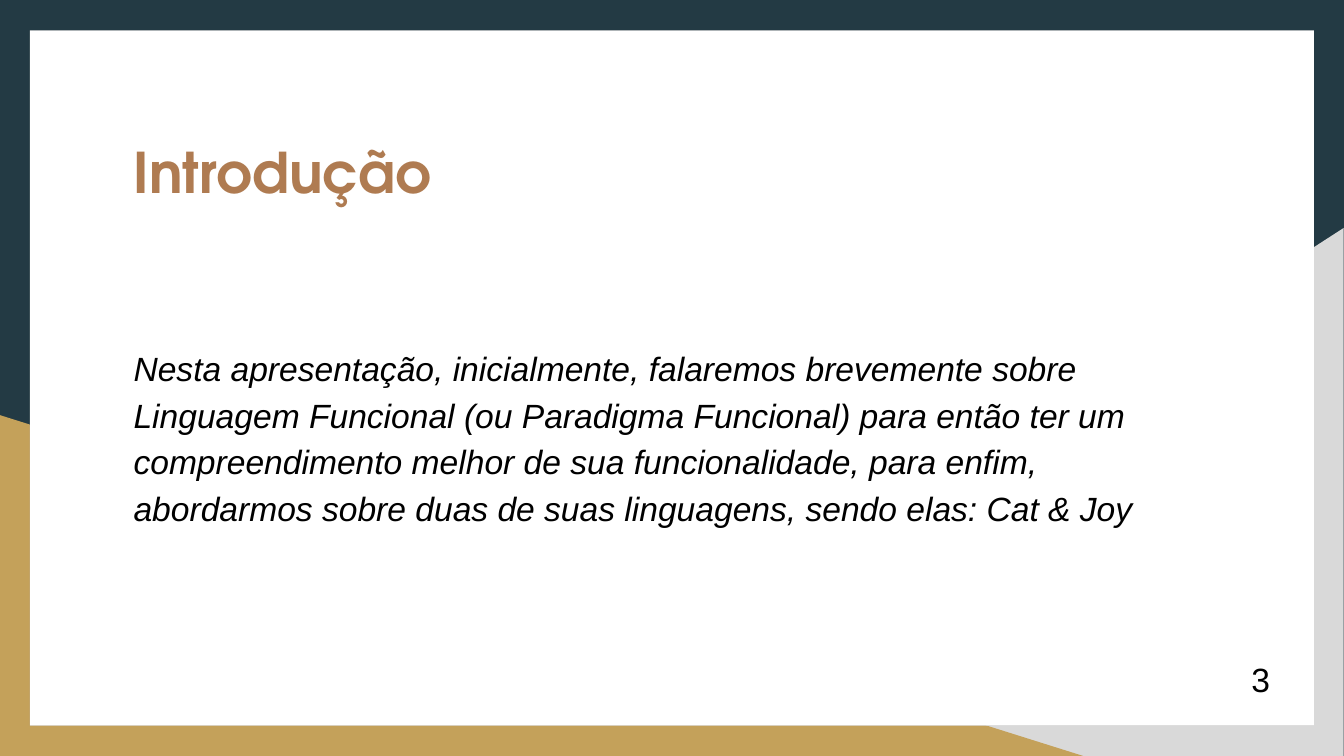
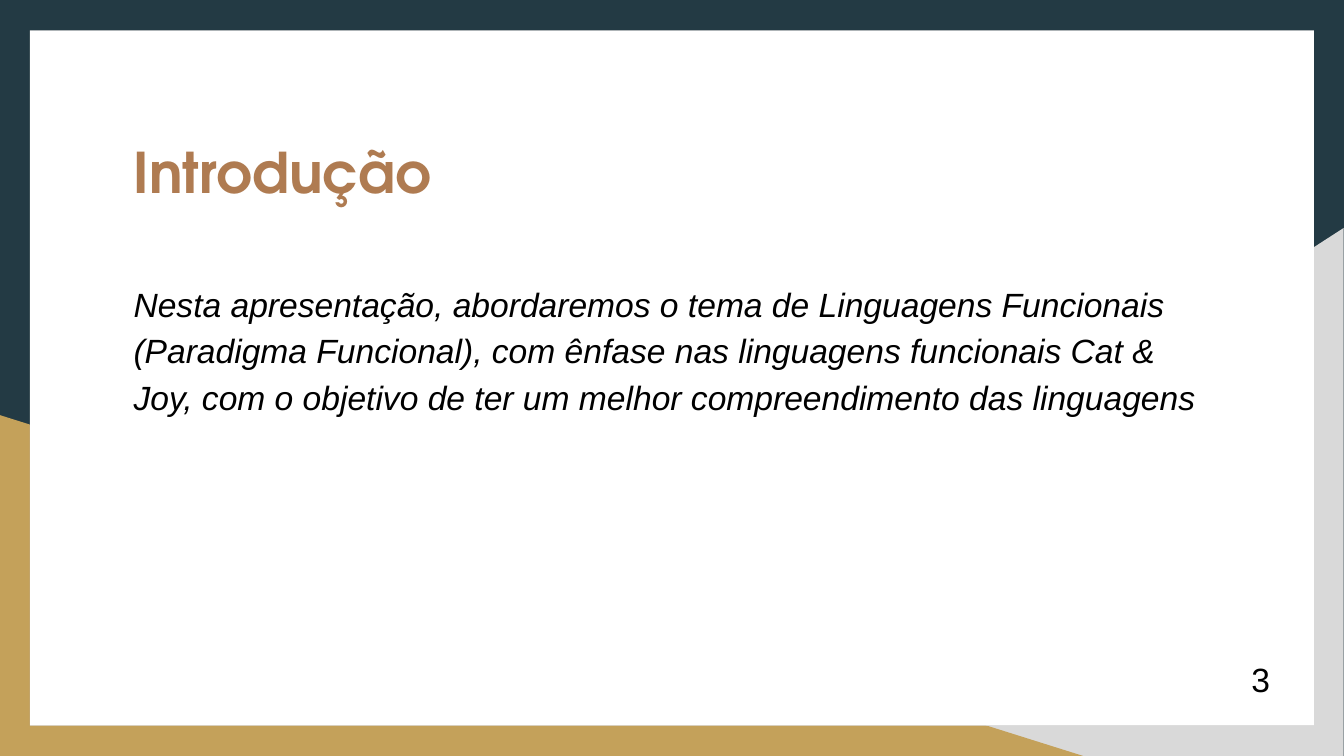
Before and after one commit to wellshiniti/Cat-Joy, a slide deck: slide 2 of PARADIGMA_FUNCIONAL__Linguagens_CAT_e_JOY_2.pptx (slide 3 before the commit). Drawn at 1344x756 pixels with LibreOffice and Linux fonts; fonts in the diff are those of the drawing. Boxes give left, top, right and bottom in pixels: in the first picture for what was removed or moved away, otherwise in the second. Text is boxed around its words. In the diff, an @@ line names an element or a change of style, - is before the commit and + after.

```diff
--- a/PARADIGMA_FUNCIONAL__Linguagens_CAT_e_JOY_2.pptx
+++ b/PARADIGMA_FUNCIONAL__Linguagens_CAT_e_JOY_2.pptx
@@ text at [134,292,1195,416]: text changed @@
-Nesta apresentação, inicialmente, falaremos brevemente sobre Linguagem Funcional (ou Paradigma Funcional) para então ter um compreendimento melhor de sua funcionalidade, para enfim, abordarmos sobre duas de suas linguagens, sendo elas: Cat & Joy
+Nesta apresentação, abordaremos o tema de Linguagens Funcionais (Paradigma Funcional), com ênfase nas linguagens funcionais Cat & Joy, com o objetivo de ter um melhor compreendimento das linguagens
```
Also in this commit, not shown: 2 other slides changed, 1 slide removed, 1 other file.
